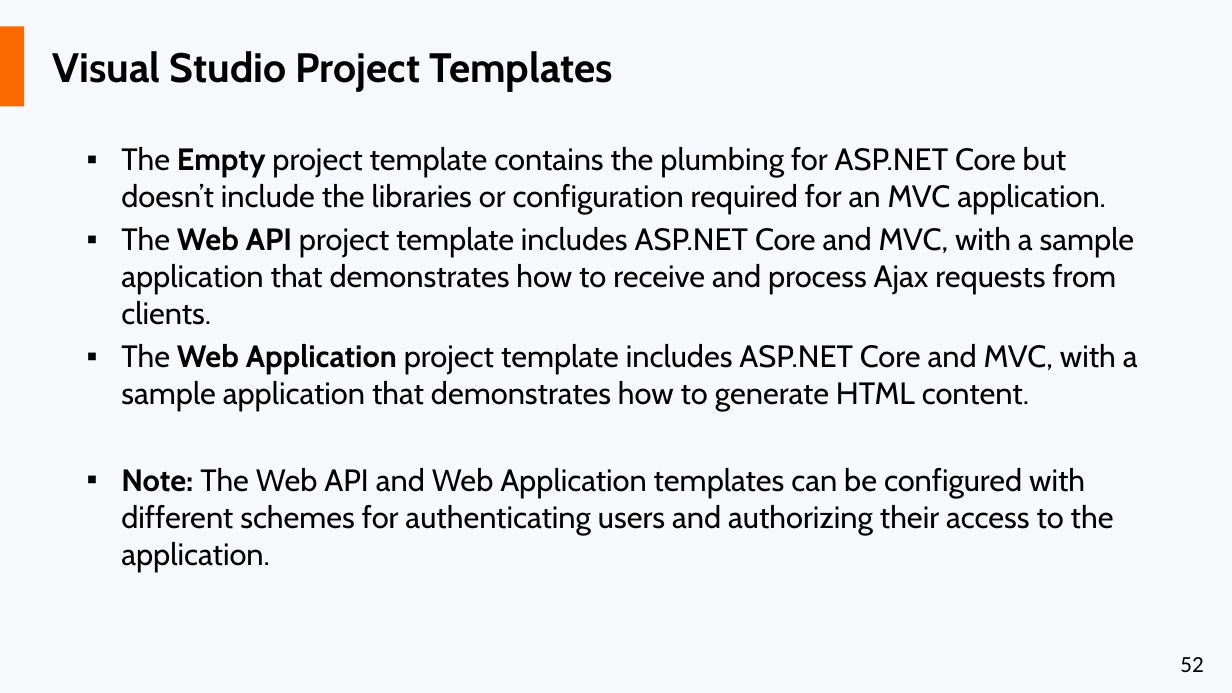
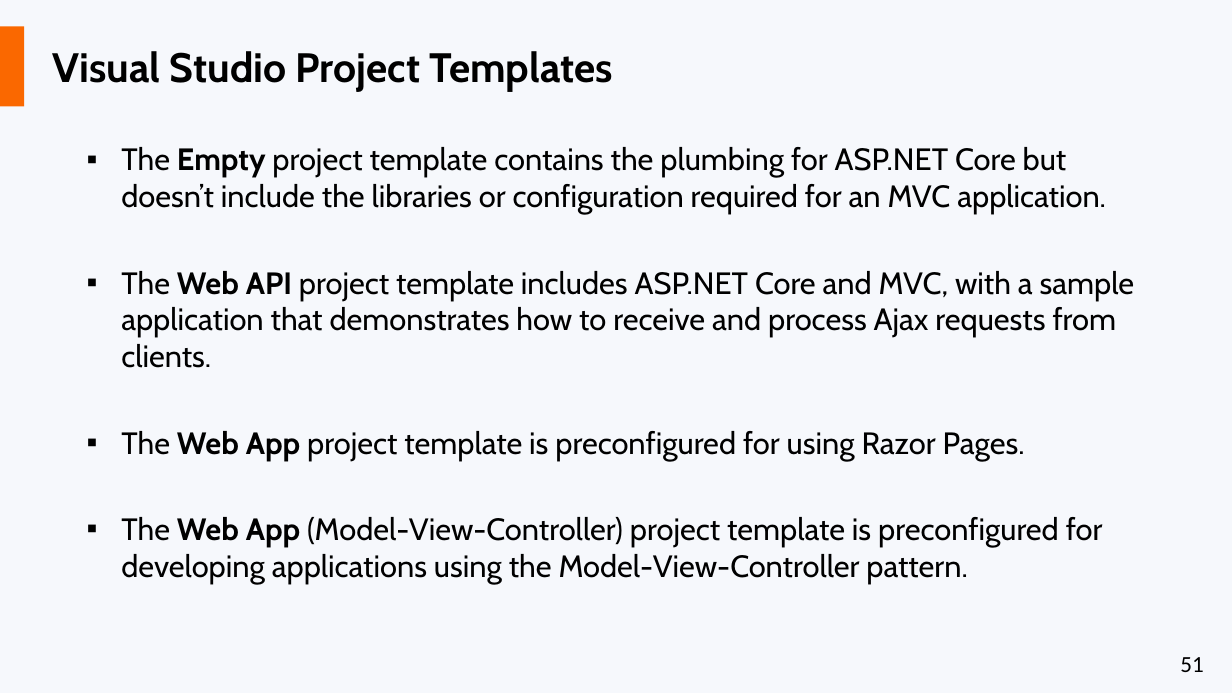
Before and after one commit to liviucotfas/ase-web-and-cloud-applications-security, a slide deck: slide 51 of Presentation ASPNET MVC Core - Part I.pptx (slide 52 before the commit). Drawn at 1232x693 pixels with LibreOffice and Linux fonts; fonts in the diff are those of the drawing. Boxes give left, top, right and bottom in pixels: in the first picture for what was removed or moved away, otherwise in the second. Text is boxed around its words. In the diff, an @@ line names an element or a change of style, - is before the commit and + after.

```diff
--- a/Presentation ASPNET MVC Core - Part I.pptx
+++ b/Presentation ASPNET MVC Core - Part I.pptx
@@ text at (121, 431, 1103, 584): text changed @@
-▪ The Web Application project template includes ASP.NET Core and MVC, with a sample application that demonstrates how to generate HTML content.
-▪ Note: The Web API and Web Application templates can be configured with different schemes for authenticating users and authorizing their access to the application.
+▪ The Web App project template is preconfigured for using Razor Pages.
+▪ The Web App (Model-View-Controller) project template is preconfigured for developing applications using the Model-View-Controller pattern.
@@ page number at (1180, 657, 1203, 672): text changed @@
-52
+51
```
Also in this commit, not shown: 7 other slides changed, 1 slide removed.
